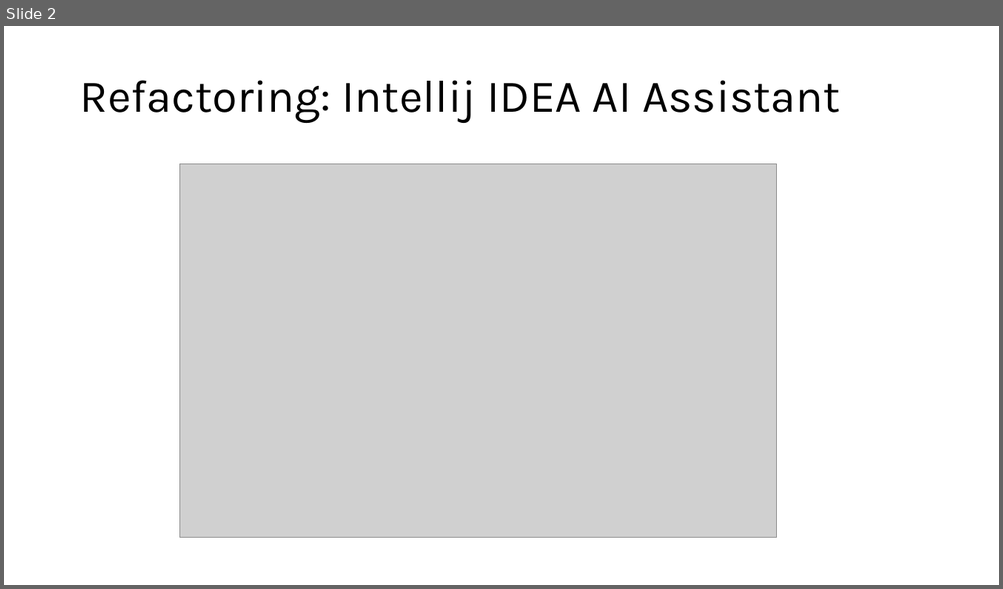
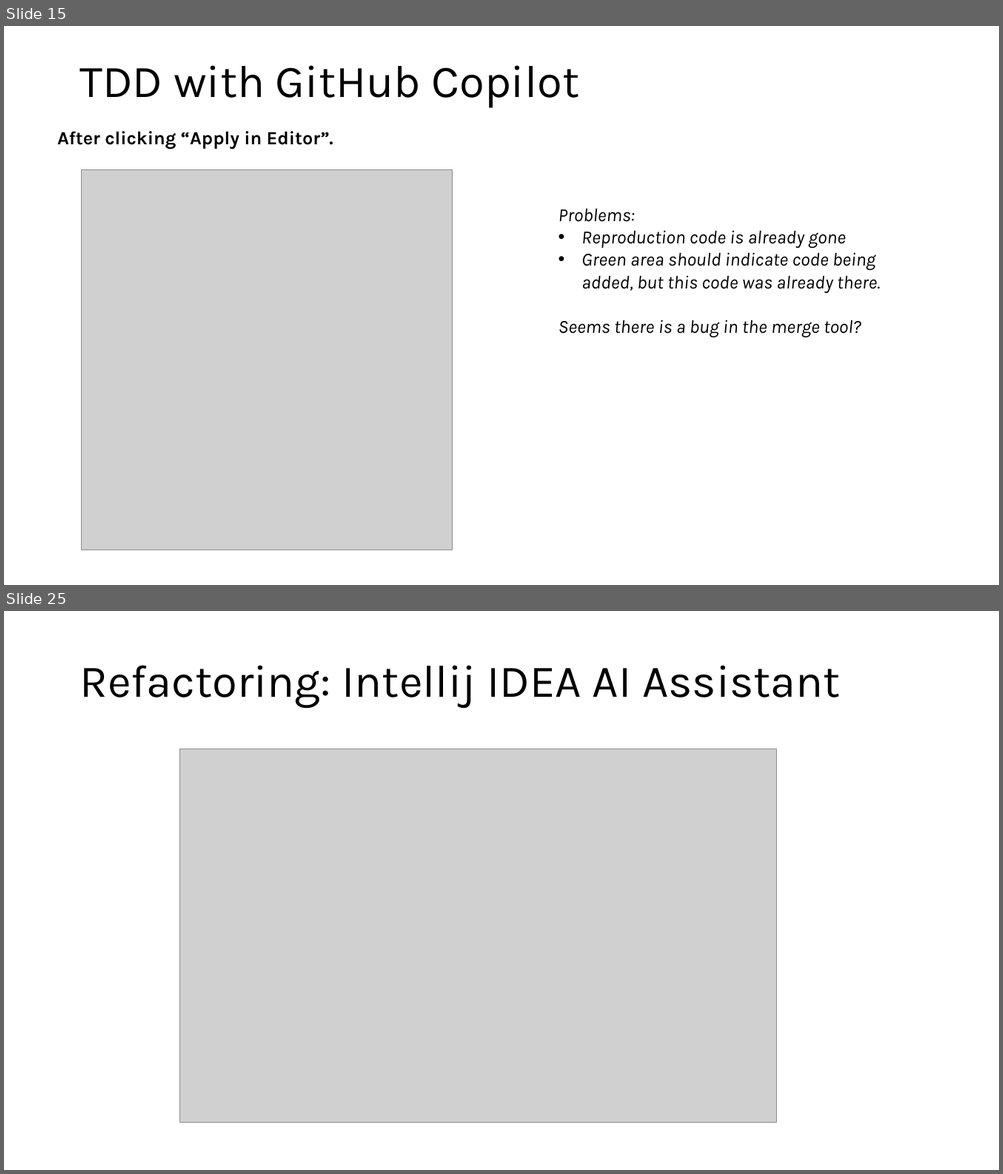
Before and after one commit to steverb1/Decks, a slide deck: refactoring.pptx. Shown one above the other, each under a label of ours: slide 2 before the commit, slides 15 and 25 after it; the slides between them are not shown. The pictures are 1003x589 and 1003x1174 pixels, drawn with LibreOffice and Linux fonts; fonts in the diff are those of the drawing; grey boxes stand for pictures. Boxes give left, top, right and bottom in pixels: in the first picture for what was removed or moved away, otherwise in the second. Text is boxed around its words. In the diff, an @@ line names an element or a change of style, - is before the commit and + after.

```diff
--- a/refactoring.pptx
+++ b/refactoring.pptx
@@ slide 15 added at [4, 26, 999, 585], background #FFFFFF @@
@@ title added at [79, 65, 580, 108], 44 pt, text #000000 @@
+TDD with GitHub Copilot
@@ text added at [57, 131, 333, 149], 18 pt, text #000000, bold @@
+After clicking “Apply in Editor”.
@@ picture added at [82, 170, 452, 551] @@
@@ text added at [558, 208, 879, 338], 18 pt, text #000000, italic @@
+Problems:
+• Reproduction code is already gone
+• Green area should indicate code being added, but this code was already there.
+Seems there is a bug in the merge tool?
@@ what was slide 2 is now slide 25 @@
```
Also in this commit, not shown: 22 other slides added.
